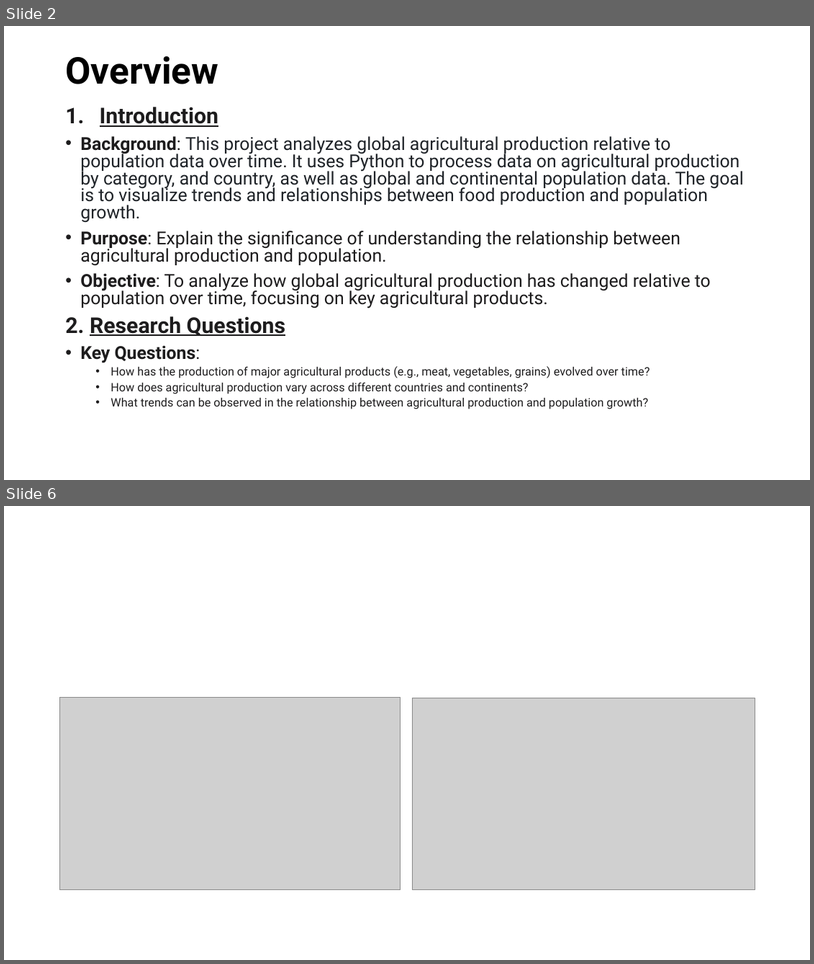
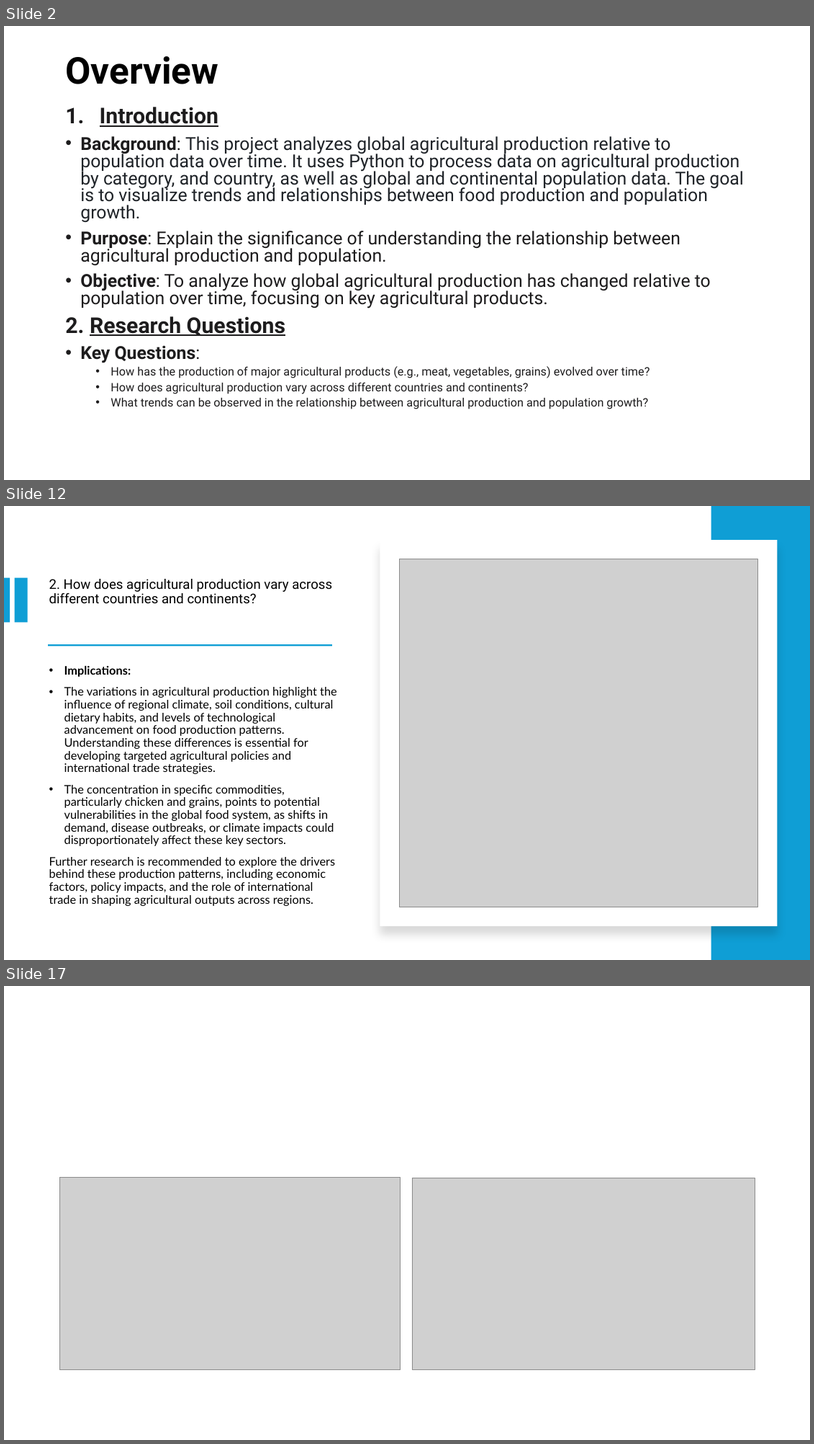
Before and after one commit to Corey-Holton/Project1, a slide deck: Working files/Group Project.pptx. Shown one above the other, each under a label of ours: slides 2 and 6 before the commit, slides 2, 12 and 17 after it; the slides between them are not shown. The pictures are 814x964 and 814x1444 pixels, drawn with LibreOffice and Linux fonts; fonts in the diff are those of the drawing; grey boxes stand for pictures. Boxes give left, top, right and bottom in pixels: in the first picture for what was removed or moved away, otherwise in the second. Text is boxed around its words. In the diff, an @@ line names an element or a change of style, - is before the commit and + after.

```diff
--- a/Working files/Group Project.pptx
+++ b/Working files/Group Project.pptx
@@ slide 12 added at (4,506,810,960), background #FFFFFF @@
@@ rectangle added at (712,506,810,960), fill #0F9ED5 @@
@@ rectangle added at (381,540,778,926), fill #FFFFFF @@
@@ picture added at (399,559,759,906) @@
@@ rectangle added at (4,577,10,622), fill #0F9ED5 @@
@@ rectangle added at (14,577,27,622), fill #0F9ED5 @@
@@ title added at (49,579,332,604), 16 pt, text #000000 @@
+2. How does agricultural production vary across different countries and continents?
@@ rectangle added at (48,644,332,646), fill #0F9ED5 @@
@@ text added at (49,666,337,906), 14 pt, text #000000 @@
+• Implications:
+• The variations in agricultural production highlight the influence of regional climate, soil conditions, cultural dietary habits, and levels of technological advancement on food production patterns. Understanding these differences is essential for developing targeted agricultural policies and international trade strategies.
+• The concentration in specific commodities, particularly chicken and grains, points to potential vulnerabilities in the global food system, as shifts in demand, disease outbreaks, or climate impacts could disproportionately affect these key sectors.
+Further research is recommended to explore the drivers behind these production patterns, including economic factors, policy impacts, and the role of international trade in shaping agricultural outputs across regions.
@@ what was slide 6 is now slide 17 @@
```
Also in this commit, not shown: 3 slides changed, 11 other slides added, 6 slides removed.
